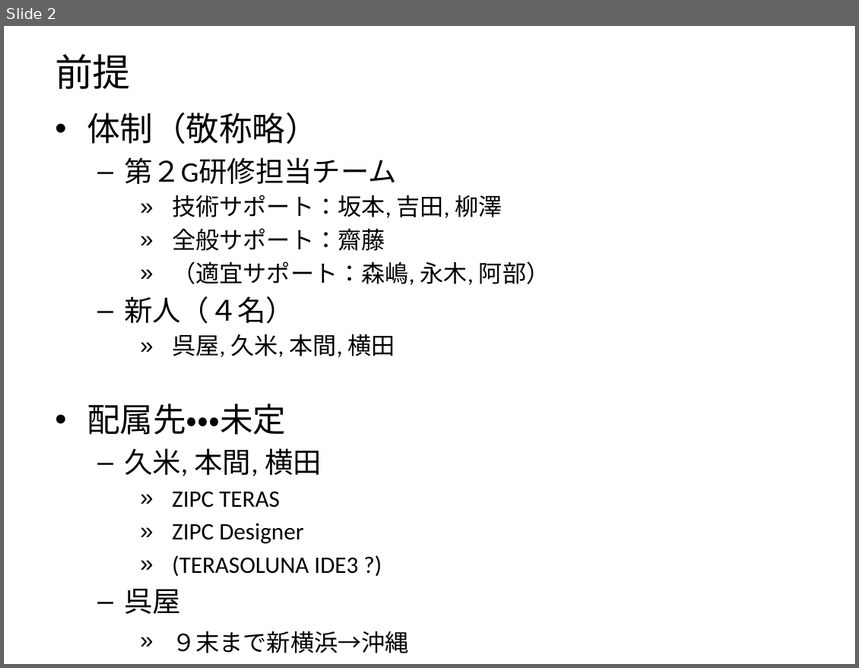
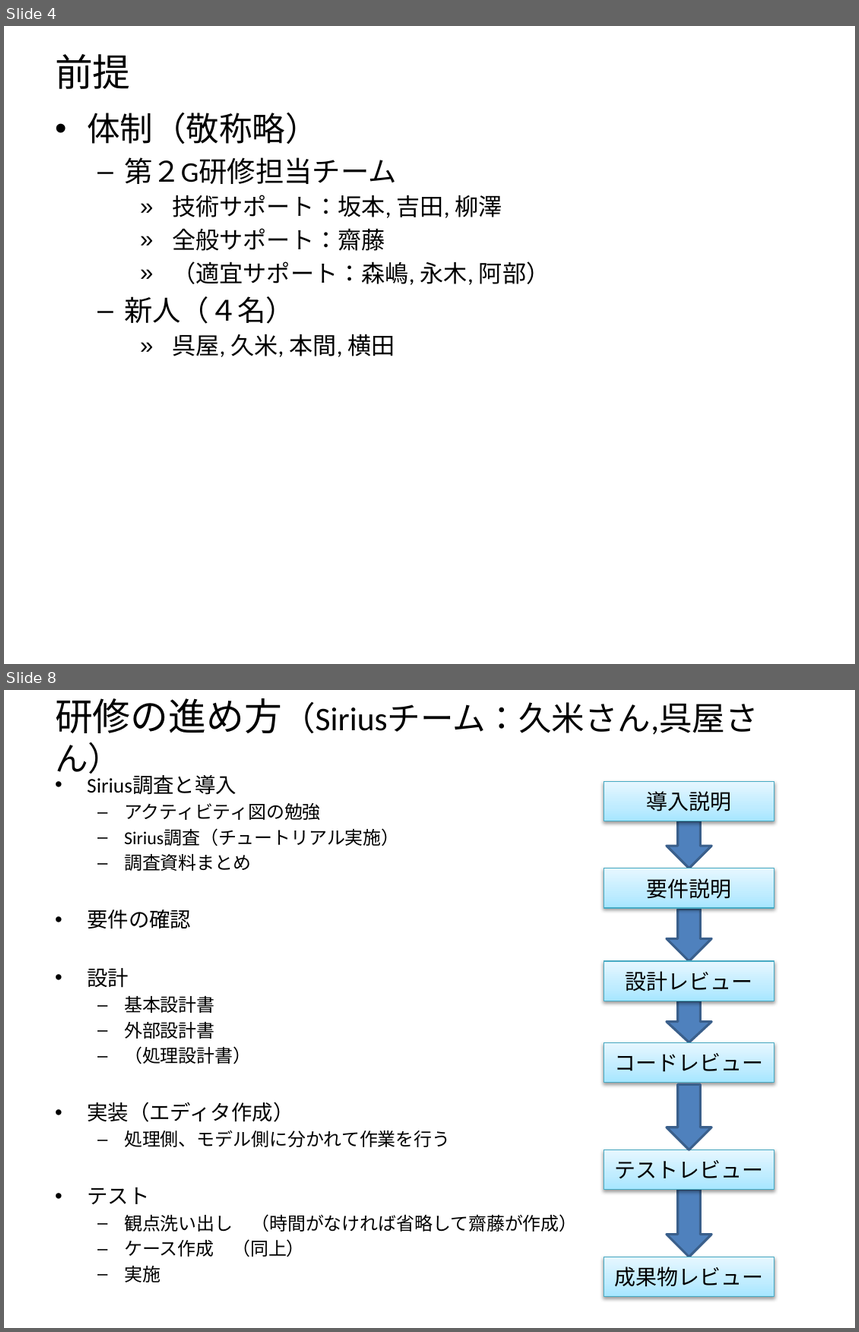
Before and after one commit to N-Saito/Training, a slide deck: 全体説明.pptx. Shown one above the other, each under a label of ours: slide 2 before the commit, slides 4 and 8 after it; the slides between them are not shown. The pictures are 859x668 and 859x1332 pixels, drawn with LibreOffice and Linux fonts; fonts in the diff are those of the drawing. Boxes give left, top, right and bottom in pixels: in the first picture for what was removed or moved away, otherwise in the second. Text is boxed around its words. In the diff, an @@ line names an element or a change of style, - is before the commit and + after.

```diff
--- a/全体説明.pptx
+++ b/全体説明.pptx
@@ slide 8 added at [4,690,855,1328], background #FFFFFF @@
@@ title added at [55,698,758,735], 28 pt, text #000000 @@
+研修の進め方（Siriusチーム：久米さん,呉屋さん）
@@ text added at [87,775,577,1283], 15.4 pt, text #000000 @@
+• Sirius調査と導入
+  – アクティビティ図の勉強
+  – Sirius調査（チュートリアル実施）
+  – 調査資料まとめ
+• 要件の確認
+• 設計
+  – 基本設計書
+  – 外部設計書
+  – （処理設計書）
+• 実装（エディタ作成）
+  – 処理側、モデル側に分かれて作業を行う
+• テスト
+  – 観点洗い出し （時間がなければ省略して齋藤が作成）
+  – ケース作成 （同上）
+  – 実施
+• 成果物レビュー
@@ rectangle added at [604,781,775,821], fill gradient #A7E6FF to #C1EDFF to #E7F8FF, outline #46AAC5 0.75 pt, 18 pt, text #000000 @@
+導入説明
@@ down arrow added at [666,821,712,869], fill #4F81BD, outline #3A5F8C 2 pt @@
@@ rectangle added at [604,869,775,909], fill gradient #A7E6FF to #C1EDFF to #E7F8FF, outline #46AAC5 0.75 pt, 18 pt, text #000000 @@
+要件説明
@@ down arrow added at [666,910,712,961], fill #4F81BD, outline #3A5F8C 2 pt @@
@@ rectangle added at [604,961,775,1002], fill gradient #A7E6FF to #C1EDFF to #E7F8FF, outline #46AAC5 0.75 pt, 18 pt, text #000000 @@
+設計レビュー
@@ down arrow added at [666,1001,712,1043], fill #4F81BD, outline #3A5F8C 2 pt @@
@@ rectangle added at [604,1043,775,1082], fill gradient #A7E6FF to #C1EDFF to #E7F8FF, outline #46AAC5 0.75 pt, 18 pt, text #000000 @@
+コードレビュー
@@ down arrow added at [666,1085,712,1151], fill #4F81BD, outline #3A5F8C 2 pt @@
@@ rectangle added at [604,1151,775,1191], fill gradient #A7E6FF to #C1EDFF to #E7F8FF, outline #46AAC5 0.75 pt, 18 pt, text #000000 @@
+テストレビュー
@@ down arrow added at [666,1189,712,1257], fill #4F81BD, outline #3A5F8C 2 pt @@
@@ rectangle added at [604,1257,775,1297], fill gradient #A7E6FF to #C1EDFF to #E7F8FF, outline #46AAC5 0.75 pt, 18 pt, text #000000 @@
+成果物レビュー
@@ what was slide 2 is now slide 4 @@
@@ slide 4 changed as well @@
@@ text at [87,404,409,654]: paragraphs removed @@
-• 配属先・・・未定
-  – 久米, 本間, 横田
-    » ZIPC TERAS
-    » ZIPC Designer
-    » (TERASOLUNA IDE3 ?)
-  – 呉屋
-    » ９末まで新横浜→沖縄
```
Also in this commit, not shown: 4 other slides changed, 5 other slides added, 4 slides removed.
